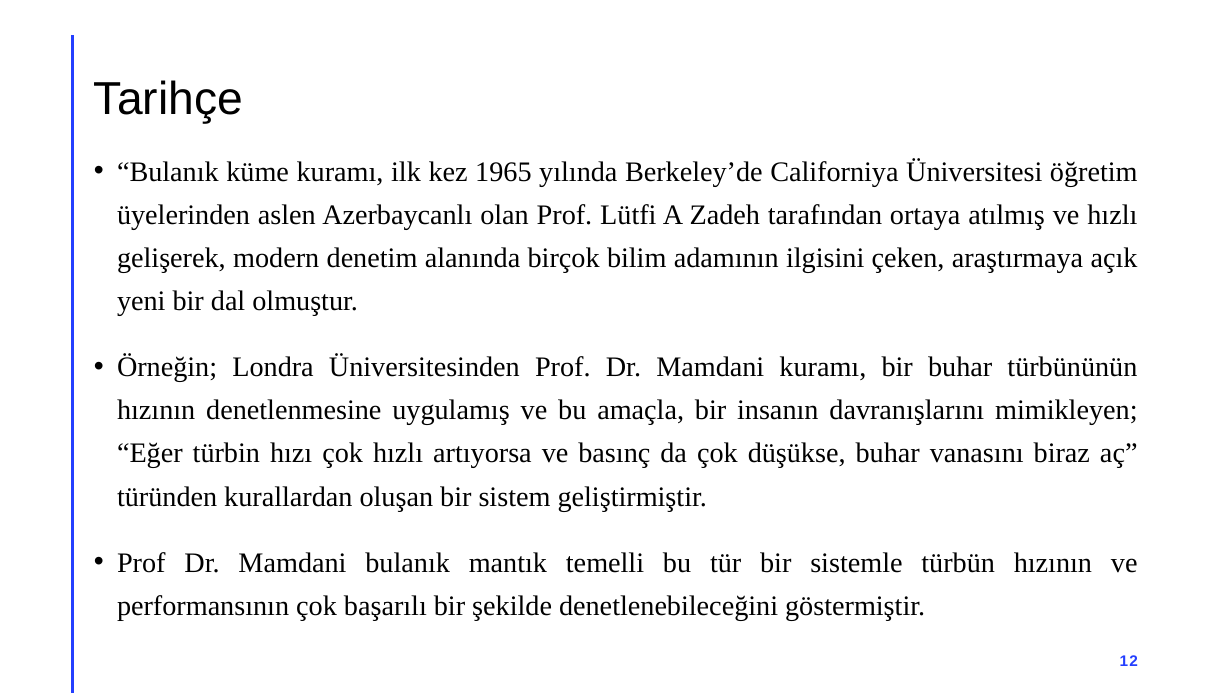
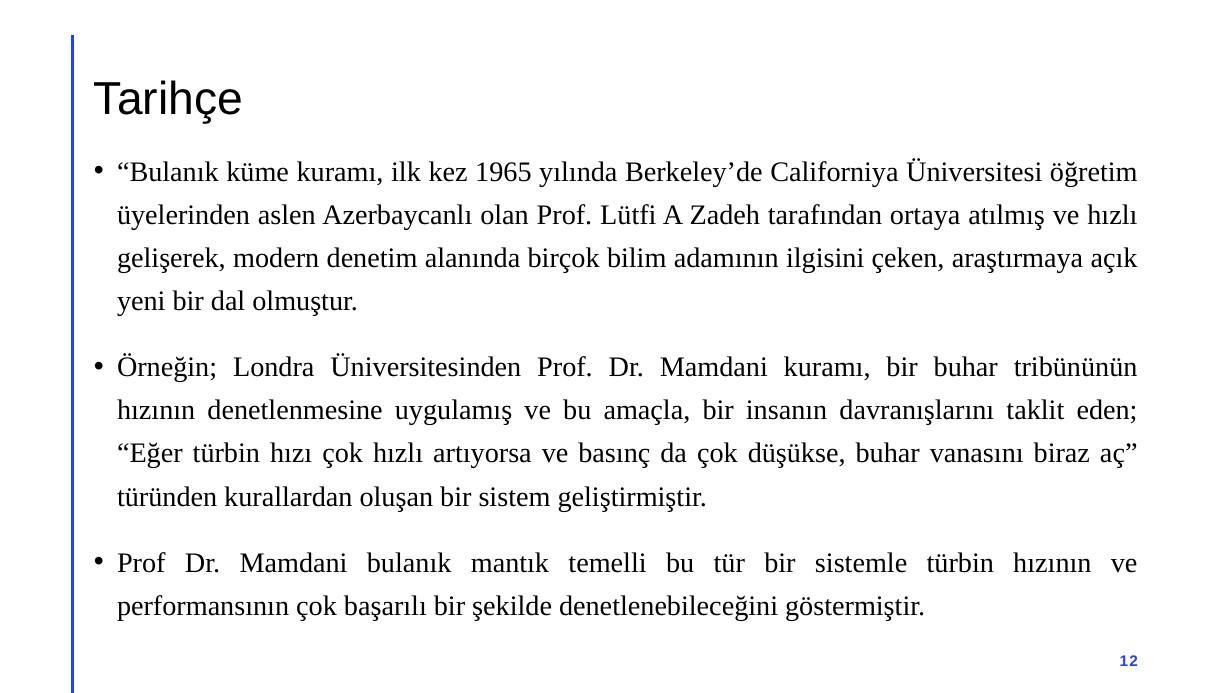
Before and after one commit to akaraci/Ileri-Bulanik-Mantik, a slide deck: slide 12 of Hafta-1.pptx. Drawn at 1232x693 pixels with LibreOffice and Linux fonts; fonts in the diff are those of the drawing. Boxes give left, top, right and bottom in pixels: in the first picture for what was removed or moved away, otherwise in the second. Text is boxed around its words. In the diff, an @@ line names an element or a change of style, - is before the commit and + after.

```diff
--- a/Hafta-1.pptx
+++ b/Hafta-1.pptx
@@ text at (x1=117, y1=355, x2=1138, y2=620): text changed @@
-• Örneğin; Londra Üniversitesinden Prof. Dr. Mamdani kuramı, bir buhar türbününün hızının denetlenmesine uygulamış ve bu amaçla, bir insanın davranışlarını mimikleyen; “Eğer türbin hızı çok hızlı artıyorsa ve basınç da çok düşükse, buhar vanasını biraz aç” türünden kurallardan oluşan bir sistem geliştirmiştir.
-• Prof Dr. Mamdani bulanık mantık temelli bu tür bir sistemle türbün hızının ve performansının çok başarılı bir şekilde denetlenebileceğini göstermiştir.
+• Örneğin; Londra Üniversitesinden Prof. Dr. Mamdani kuramı, bir buhar tribününün hızının denetlenmesine uygulamış ve bu amaçla, bir insanın davranışlarını taklit eden; “Eğer türbin hızı çok hızlı artıyorsa ve basınç da çok düşükse, buhar vanasını biraz aç” türünden kurallardan oluşan bir sistem geliştirmiştir.
+• Prof Dr. Mamdani bulanık mantık temelli bu tür bir sistemle türbin hızının ve performansının çok başarılı bir şekilde denetlenebileceğini göstermiştir.
```
Also in this commit, not shown: 15 other slides changed, 2 slides removed, 2 other files.
